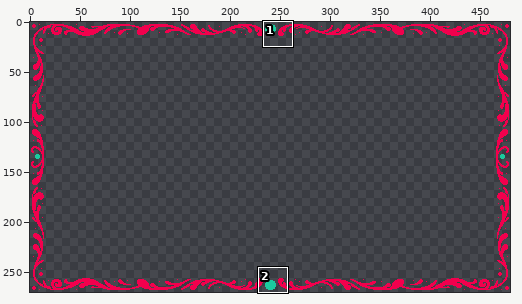
A pixel-art file gets an edit: artfiles/tx_battle_wall.ase. The first picture is a wide view before the edit; the outline marks the close-up.
Close-up. Earlier state:
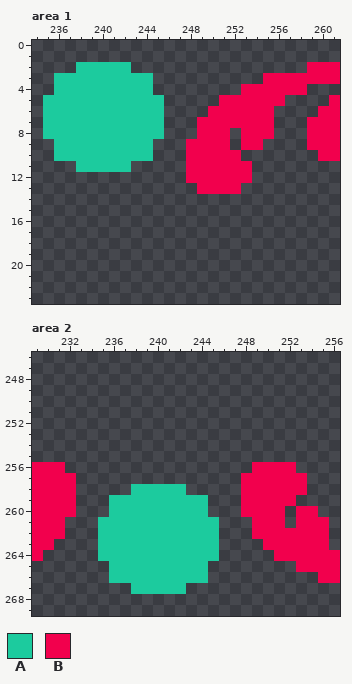
480x270 pixels, 1 frame. Shown: area 1: x 234..261, y 0..23; area 2: x 229..256, y 246..269.
Palette (. is transparent): A #1ccb9e  B #f2004d
Pixels before, area 1, first column x 235:
 2 ...AAAAA................BBB
 3 .AAAAAAAAA..........BBBBBBB
 4 .AAAAAAAAA........BBBBBB...
 5 AAAAAAAAAAA.....BBBBBB....B
 6 AAAAAAAAAAA....BBBBBB....BB
 7 AAAAAAAAAAA...BBBBBBB...BBB
 8 AAAAAAAAAAA...BBB.BBB...BBB
 9 .AAAAAAAAA...BBBB.BB....BBB
10 .AAAAAAAAA...BBBBB.......BB
11 ...AAAAA.....BBBBBB........
12 .............BBBBBB........
13 ..............BBBB.........
Pixels before, area 2, first column x 229:
256 BBB.................BBBB....
257 BBBB...............BBBBBB...
258 BBBB.....AAAAA.....BBBBBB...
259 BBBB...AAAAAAAAA...BBBBB....
260 BBBB...AAAAAAAAA...BBBB.BB..
261 BBB...AAAAAAAAAAA...BBB.BBB.
262 BBB...AAAAAAAAAAA...BBBBBBB.
263 BB....AAAAAAAAAAA....BBBBBB.
264 B.....AAAAAAAAAAA.....BBBBBB
265 .......AAAAAAAAA........BBBB
266 .......AAAAAAAAA..........BB
267 .........AAAAA..............
The same view after the edit:
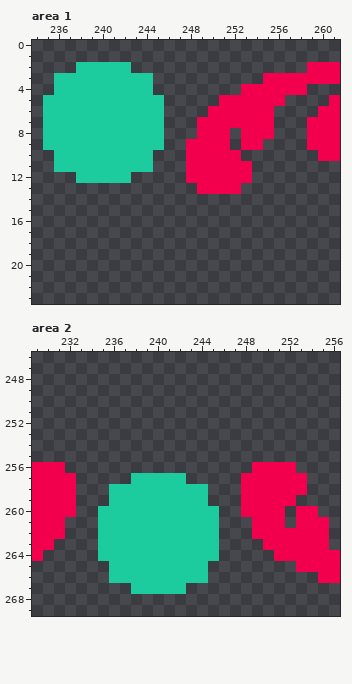
From old to new:
Area 1, layer "Layer 3":
The edit adds colour A in row 9 at x 235 and 245; in row 11 at x 236 to 237 and 243 to 244; in row 12 at x 238 to 242.
Area 2, layer "Layer 3":
The edit adds colour A in row 257 at x 238 to 242; in row 258 at x 236 to 237 and 243 to 244; in row 260 at x 235 and 245.
